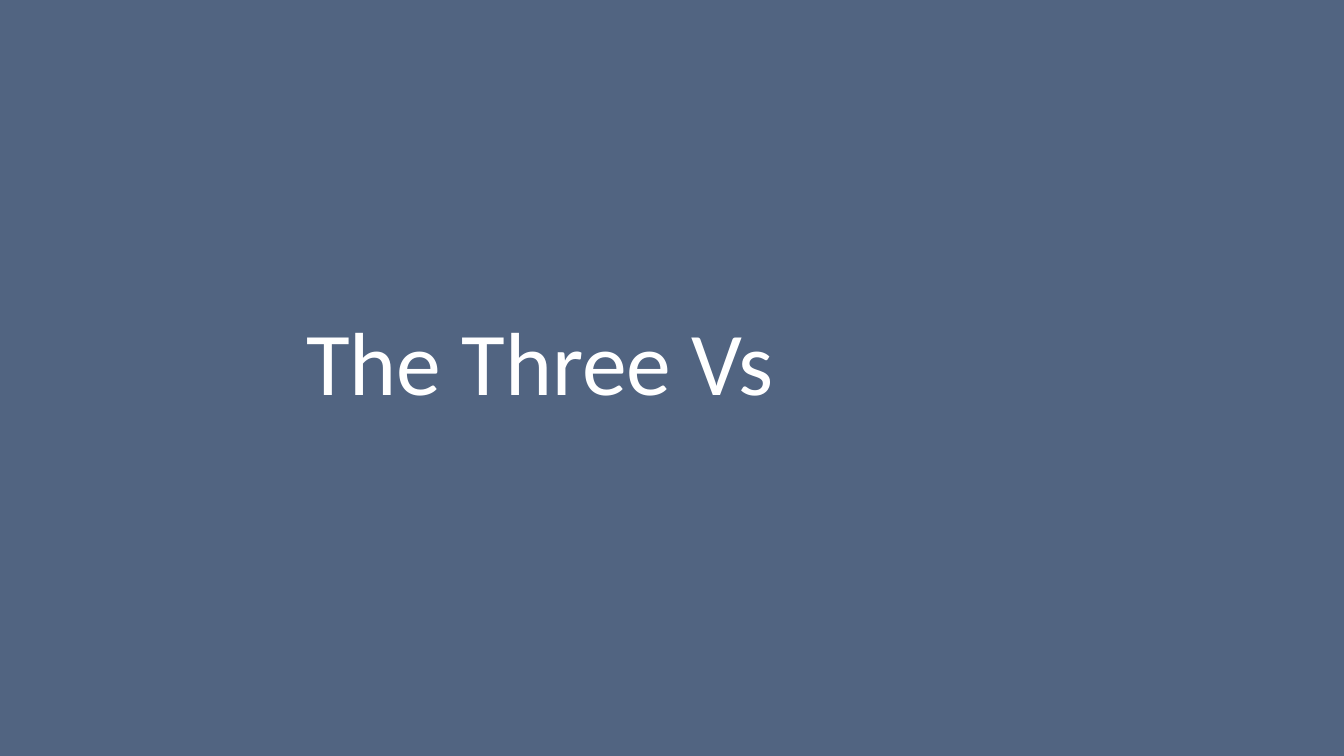
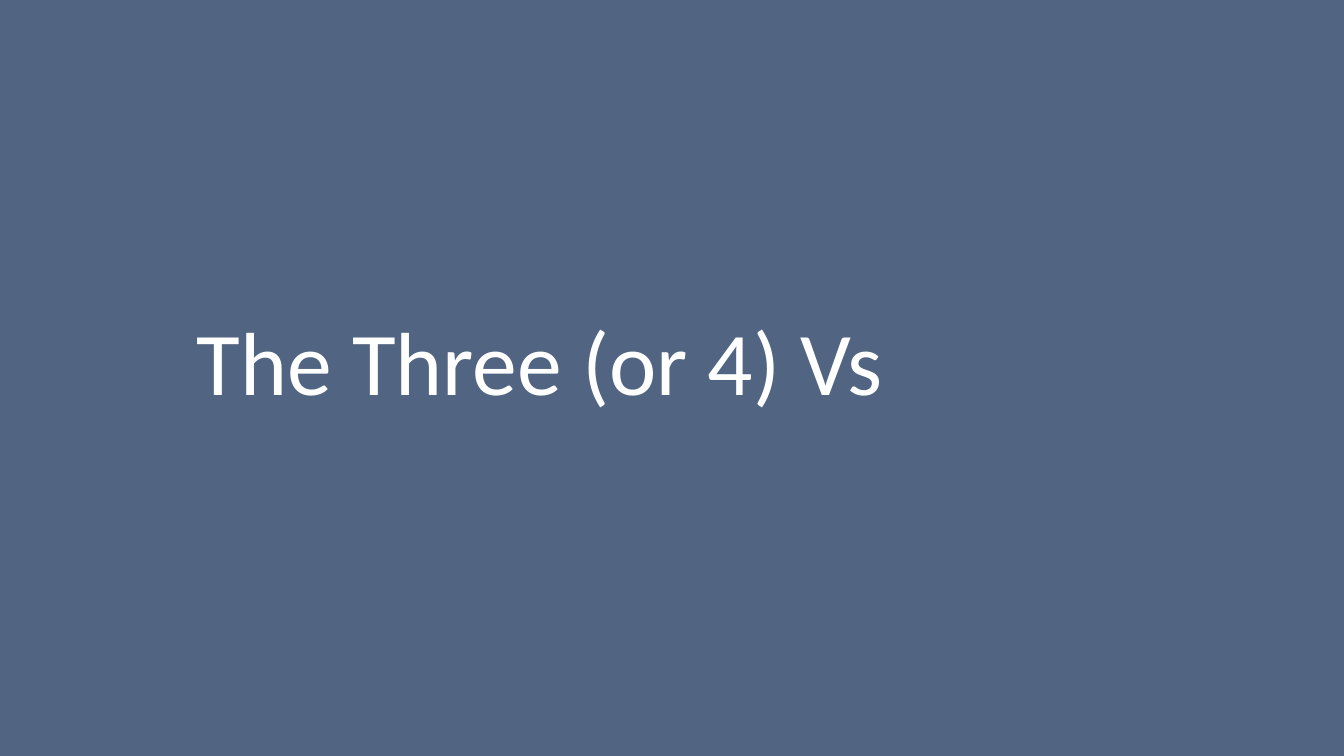
Before and after one commit to bodacea/datascienceforbeginners, a slide deck: slide 5 of Session 10 handling bigger data.pptx (slide 4 before the commit). Drawn at 1344x756 pixels with LibreOffice and Linux fonts; fonts in the diff are those of the drawing. Boxes give left, top, right and bottom in pixels: in the first picture for what was removed or moved away, otherwise in the second. Text is boxed around its words. In the diff, an @@ line names an element or a change of style, - is before the commit and + after.

```diff
--- a/Session 10 handling bigger data.pptx
+++ b/Session 10 handling bigger data.pptx
@@ title at (x1=197, y1=330, x2=883, y2=407): text changed @@
-The Three Vs
+The Three (or 4) Vs
```
Also in this commit, not shown: 2 other slides changed, 2 slides added, 1 slide removed.
